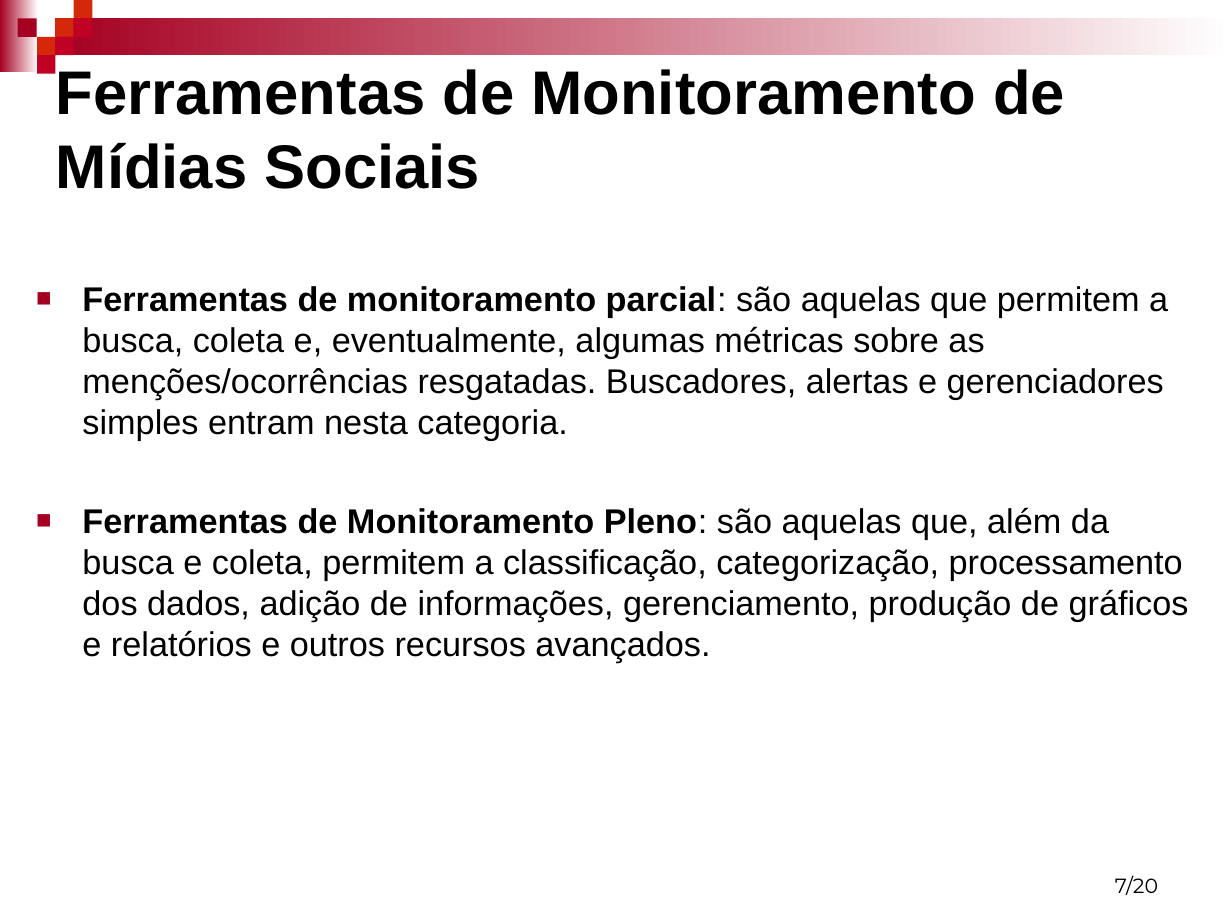
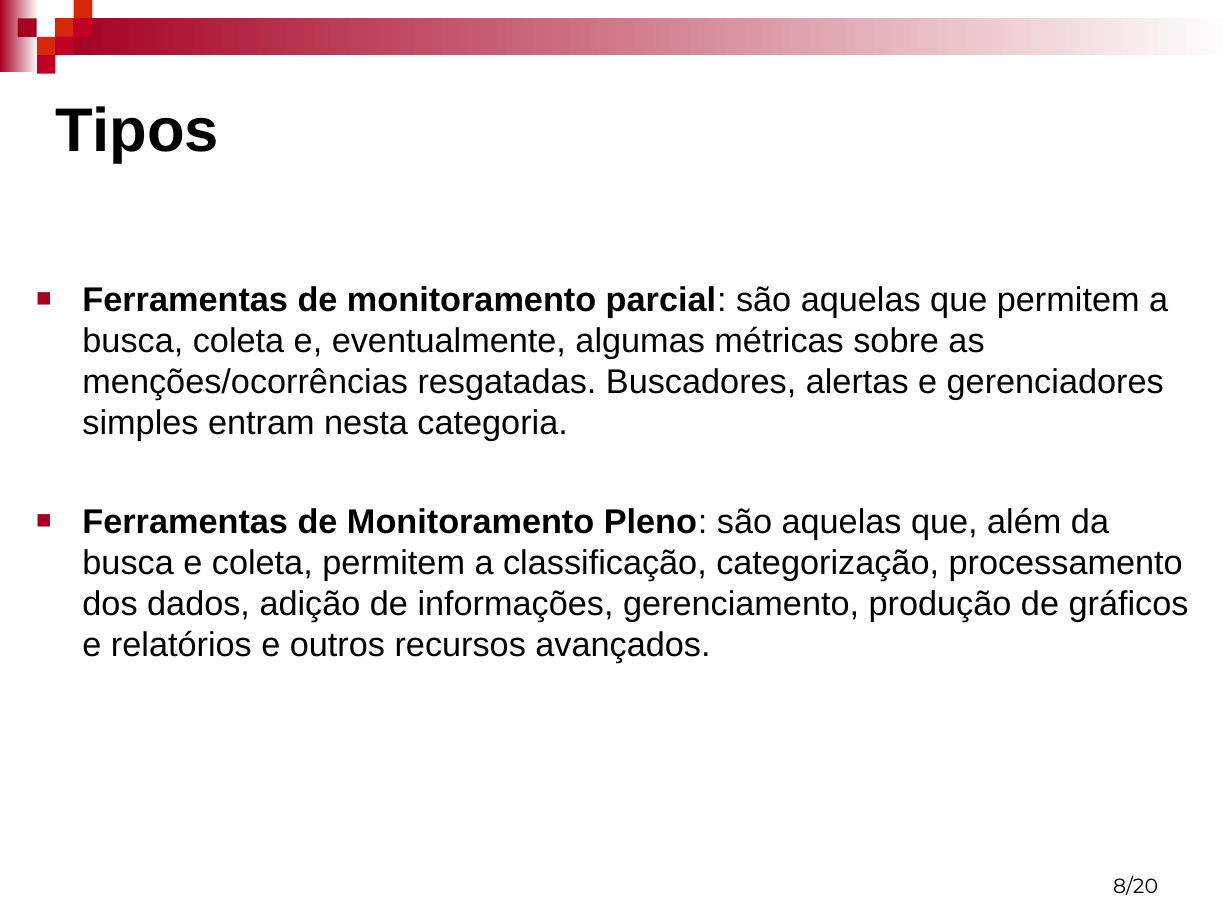
Before and after one commit to mfernado/my-project-socialmonitor, a slide deck: slide 8 of Artigo/Monitoramento de mídias Sociais - Marcos e Robson.ppt (slide 7 before the commit). Drawn at 1232x924 pixels with LibreOffice and Linux fonts; fonts in the diff are those of the drawing; background and template pictures are left out. Boxes give left, top, right and bottom in pixels: in the first picture for what was removed or moved away, otherwise in the second. Text is boxed around its words. In the diff, an @@ line names an element or a change of style, - is before the commit and + after.

```diff
--- a/Artigo/Monitoramento de mídias Sociais - Marcos e Robson.ppt
+++ b/Artigo/Monitoramento de mídias Sociais - Marcos e Robson.ppt
@@ title at (56, 106, 219, 162): text changed @@
-Ferramentas de Monitoramento de Mídias Sociais
+Tipos
@@ page number at (1113, 875, 1158, 895): text changed @@
-7/20
+8/20
```
Also in this commit, not shown: 1 slide added, 1 slide removed.
